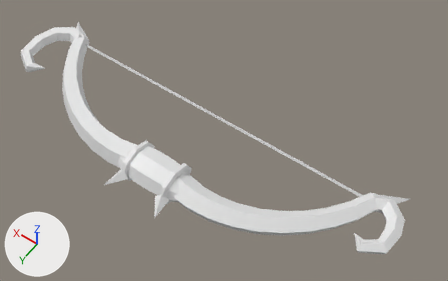
The FBX model roblox/art/weapons/bow_epic.fbx, before and after one commit.
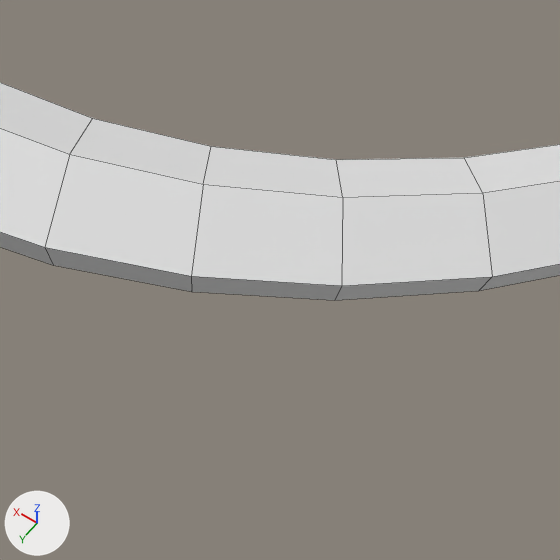
The first picture shows the older version from a camera (50 mm lens) standing at (-3.92, 3.75, 7.58) and looking at (-0.48, -1.06, 0.02). The close-ups show the older and then the newer version on the part from 50% to 72% of the width and 65% to 100% of the height of that picture. Only the edits that show in the close-ups are written down. The lights are fixed; the arrows at lower left show +X, +Y and +Z. The close-ups show mesh edges as thin lines. Where no turn or scale is listed for an object, it has been applied to the vertices.

The first close-up shows 'Limb_Bottom'.
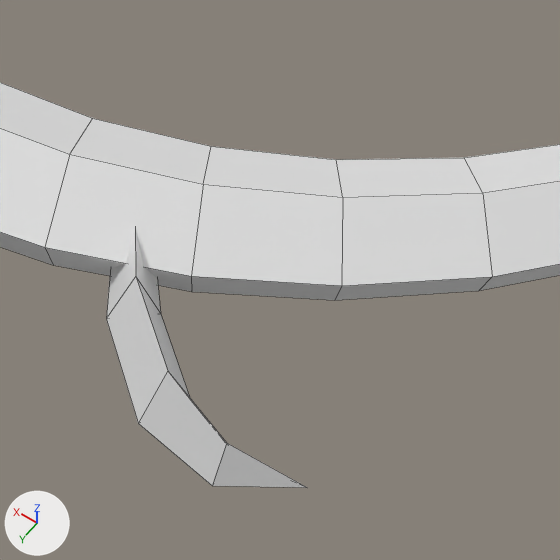
Patch to the scene script:
```diff
--- a/roblox/art/weapons/bow_epic.fbx.py
+++ b/roblox/art/weapons/bow_epic.fbx.py
@@ me_limb_bottom_002 @@
 # used by ob_limb_bottom; location = (0.0, 0.0, 0.0)
-me_limb_bottom_002.from_pydata(...)  # 81 vertices, 81 faces; spans x -3.44..-0.39, y -1.76..0.25, z -0.17..0.21
+me_limb_bottom_002.from_pydata(...)  # 93 vertices, 93 faces; spans x -3.47..-0.39, y -1.93..0.38, z -0.17..0.21
+# me_limb_bottom_002 part 1: a new loose piece of 13 vertices spanning x -2.31..-1.47, y -0.19..0.38, z -0.07..0.14, in mat_bow_epic_limb_bottom (white #e7e7e7)
+# other edits to the shape of me_limb_bottom_002 do not show in these pictures
 me_limb_bottom_002.materials.append(mat_bow_epic_limb_bottom)
```

Location of each change, [x1, y1, x2, y2] in pixels of the close-ups (560 x 560 px):
'Limb_Bottom', reshaped: before [0, 82, 560, 300]; after [0, 82, 560, 488]
part 1 of me_limb_bottom_002, added: after [106, 230, 308, 488]
